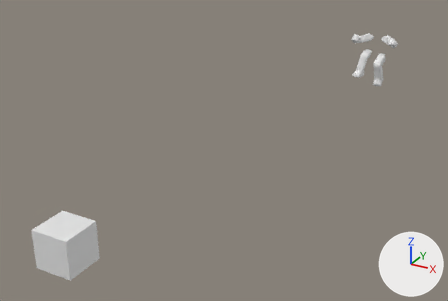
The FBX model Assets/Assets/Animations/AirshipRig.fbx, before and after one commit.
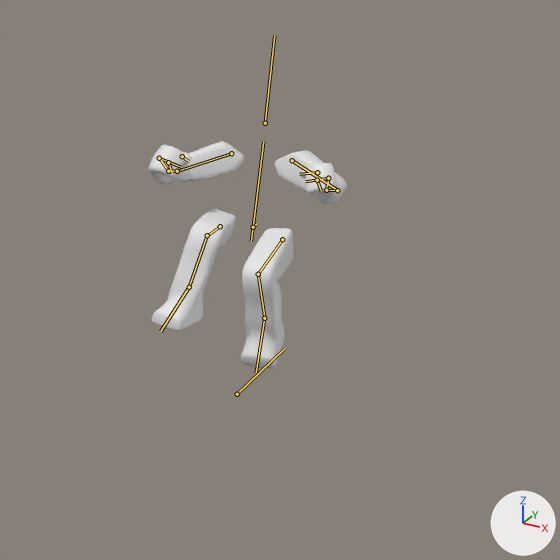
Each version appears first whole from a 50 mm camera at (3.57, -13.53, 4.5) aimed at (-0.76, -5.67, 0.57), and next in a close-up on the part from 71% to 100% of the width and 0% to 44% of the height. Every picture has the same lights, and +X, +Y and +Z are marked at lower right. Both versions are drawn at frame 66 of the action 'VM_Coil'; the numbers are the values there. The bones that bend it are drawn over the model as lines in the close-ups.

In view in the first close-up: 'Arms', 'Legs'.
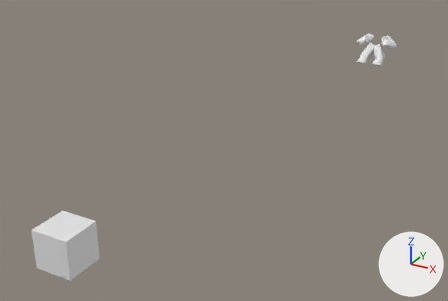
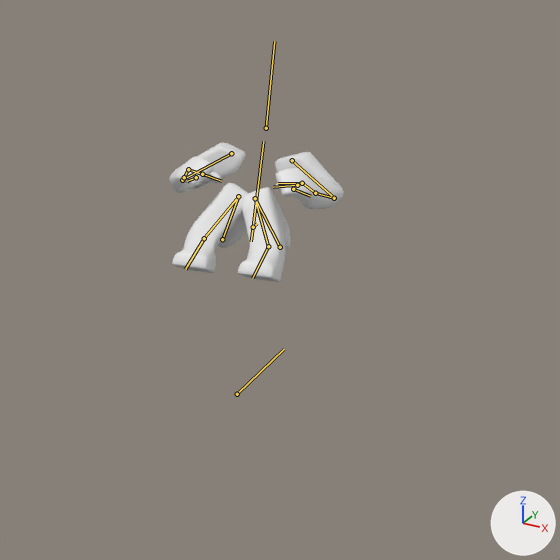
What changed in the scene script:
```text
Change bone_upper_arm_l:
    where bone_upper_arm_l = bpy.data.objects['Airship_Rig'].pose.bones['upper_arm.L']  # child of 'spine'
    bone_upper_arm_l.rotation_quaternion: (0.961, 0.125, 0.0, 0.248) -> (0.987, 0.05, 0.0, 0.151)  # degrees (14, -4, 29) -> degrees (6, -1, 17)
Change bone_forearm_l:
    where bone_forearm_l = bpy.data.objects['Airship_Rig'].pose.bones['forearm.L']  # child of 'upper_arm.L'
    bone_forearm_l.location: (0.0, -0.003, 0.002) -> (0.0, -0.004, 0.002)
    bone_forearm_l.rotation_quaternion: (0.872, 0.48, -0.052, 0.079) -> (0.745, 0.663, -0.024, 0.063)  # degrees (57, -10, 5) -> degrees (83, -7, 4)
Change bone_hand_l:
    where bone_hand_l = bpy.data.objects['Airship_Rig'].pose.bones['hand.L']  # child of 'forearm.L'
    bone_hand_l.rotation_quaternion: (0.867, 0.138, -0.465, 0.112) -> (0.951, 0.196, -0.227, -0.077)  # degrees (14, -57, 7) -> degrees (26, -24, -15)
Change bone_fingers_l:
    where bone_fingers_l = bpy.data.objects['Airship_Rig'].pose.bones['fingers.L']  # child of 'hand.L'
    bone_fingers_l.rotation_quaternion: (0.813, 0.0, 0.0, -0.582) -> (1.0, 0.0, 0.0, 0.0)  # degrees (0, 0, -71) -> degrees (0, 0, 0)
Change bone_thumb_l:
    where bone_thumb_l = bpy.data.objects['Airship_Rig'].pose.bones['thumb.L']  # child of 'hand.L'
    bone_thumb_l.location: (-0.026, -0.027, 0.019) -> (0.0, 0.0, 0.0)
    bone_thumb_l.rotation_quaternion: (0.977, -0.097, -0.04, -0.187) -> (1.0, 0.0, 0.0, 0.0)  # degrees (-10, -7, -21) -> degrees (0, 0, 0)
Change bone_upper_arm_r:
    where bone_upper_arm_r = bpy.data.objects['Airship_Rig'].pose.bones['upper_arm.R']  # child of 'spine'
    bone_upper_arm_r.rotation_quaternion: (0.961, 0.125, 0.0, -0.248) -> (0.987, 0.05, 0.0, -0.151)  # degrees (14, 4, -29) -> degrees (6, 1, -17)
Change bone_forearm_r:
    where bone_forearm_r = bpy.data.objects['Airship_Rig'].pose.bones['forearm.R']  # child of 'upper_arm.R'
    bone_forearm_r.location: (0.0, -0.003, 0.002) -> (0.0, -0.004, 0.002)
    bone_forearm_r.rotation_quaternion: (0.872, 0.48, 0.052, -0.079) -> (0.745, 0.663, 0.024, -0.063)  # degrees (57, 10, -5) -> degrees (83, 7, -4)
Change bone_hand_r:
    where bone_hand_r = bpy.data.objects['Airship_Rig'].pose.bones['hand.R']  # child of 'forearm.R'
    bone_hand_r.rotation_quaternion: (0.868, 0.137, 0.464, -0.112) -> (0.952, 0.191, 0.226, 0.077)  # degrees (14, 57, -7) -> degrees (26, 24, 15)
Change bone_fingers_r:
    where bone_fingers_r = bpy.data.objects['Airship_Rig'].pose.bones['fingers.R']  # child of 'hand.R'
    bone_fingers_r.rotation_quaternion: (0.813, 0.0, 0.0, 0.582) -> (1.0, 0.0, 0.0, 0.0)  # degrees (0, 0, 71) -> degrees (0, 0, 0)
Change bone_thumb_r:
    where bone_thumb_r = bpy.data.objects['Airship_Rig'].pose.bones['thumb.R']  # child of 'hand.R'
    bone_thumb_r.location: (0.026, -0.027, 0.019) -> (0.0, 0.0, 0.0)
    bone_thumb_r.rotation_quaternion: (0.977, -0.097, 0.04, 0.187) -> (1.0, 0.0, 0.0, 0.0)  # degrees (-10, 7, 21) -> degrees (0, 0, 0)
Change bone_thigh_l:
    where bone_thigh_l = bpy.data.objects['Airship_Rig'].pose.bones['thigh.L']  # child of 'master'
    bone_thigh_l.location: (0.081, -0.07, -0.041) -> (0.051, -0.018, 0.01)
    bone_thigh_l.rotation_quaternion: (0.798, -0.6, 0.026, 0.044) -> (0.242, -0.953, 0.139, -0.118)  # degrees (-74, 5, 2) -> degrees (-150, -9, -19)
Change bone_shin_l:
    where bone_shin_l = bpy.data.objects['Airship_Rig'].pose.bones['shin.L']  # child of 'thigh.L'
    bone_shin_l.rotation_quaternion: (0.737, 0.676, 0.0, 0.0) -> (0.548, 0.837, 0.0, 0.0)  # degrees (85, 0, 0) -> degrees (114, 0, 0)
Change bone_foot_l:
    where bone_foot_l = bpy.data.objects['Airship_Rig'].pose.bones['foot.L']  # child of 'shin.L'
    bone_foot_l.location: (-0.001, -0.005, -0.009) -> (-0.002, -0.006, -0.01)
    bone_foot_l.rotation_quaternion: (0.98, 0.196, -0.018, -0.036) -> (0.97, 0.164, -0.165, 0.071)  # degrees (23, -1, -4) -> degrees (18, -20, 5)
Change bone_thigh_r:
    where bone_thigh_r = bpy.data.objects['Airship_Rig'].pose.bones['thigh.R']  # child of 'master'
    bone_thigh_r.location: (-0.076, -0.087, -0.004) -> (-0.051, -0.018, 0.01)
    bone_thigh_r.rotation_quaternion: (0.658, -0.751, -0.056, -0.001) -> (0.242, -0.953, -0.139, 0.118)  # degrees (-98, -4, 5) -> degrees (-150, 9, 19)
Change bone_shin_r:
    where bone_shin_r = bpy.data.objects['Airship_Rig'].pose.bones['shin.R']  # child of 'thigh.R'
    bone_shin_r.location: (0.0, -0.01, 0.002) -> (0.0, -0.011, 0.002)
    bone_shin_r.rotation_quaternion: (0.799, 0.601, 0.0, 0.0) -> (0.548, 0.837, 0.0, 0.0)  # degrees (74, 0, 0) -> degrees (114, 0, 0)
Change bone_foot_r:
    where bone_foot_r = bpy.data.objects['Airship_Rig'].pose.bones['foot.R']  # child of 'shin.R'
    bone_foot_r.location: (0.001, -0.005, -0.008) -> (0.002, -0.006, -0.01)
    bone_foot_r.rotation_quaternion: (0.942, 0.257, 0.121, 0.177) -> (0.97, 0.163, 0.166, -0.071)  # degrees (32, 8, 24) -> degrees (18, 20, -5)
```

Location of each change, [x1, y1, x2, y2] in pixels of the close-ups (560 x 560 px):
'Legs', posed (17% narrower, 38% shorter)
    before: [152, 209, 294, 368]
    after: [172, 183, 290, 282]
'Arms', posed (12% narrower, 6% taller)
    before: [149, 141, 347, 204]
    after: [169, 142, 344, 209]
bone 'upper_arm.L', root to tip
    before: (292, 160) to (338, 190)
    after: (292, 160) to (335, 198)
bone 'forearm.L', root to tip
    before: (337, 190) to (326, 190)
    after: (334, 198) to (315, 193)
bone 'hand.L', root to tip
    before: (326, 190) to (328, 179)
    after: (315, 193) to (303, 183)
bone 'fingers.L', root to tip
    before: (328, 178) to (305, 181)
    after: (302, 183) to (278, 183)
bone 'thumb.L', root to tip
    before: (317, 172) to (299, 174)
    after: (297, 185) to (273, 187)
bone 'upper_arm.R', root to tip
    before: (231, 153) to (176, 171)
    after: (231, 153) to (182, 180)
bone 'forearm.R', root to tip
    before: (177, 171) to (168, 171)
    after: (182, 180) to (184, 177)
bone 'hand.R', root to tip
    before: (168, 171) to (160, 159)
    after: (184, 177) to (188, 170)
bone 'fingers.R', root to tip
    before: (159, 158) to (181, 167)
    after: (188, 169) to (204, 175)
bone 'thumb.R', root to tip
    before: (182, 156) to (188, 161)
    after: (202, 174) to (221, 181)
bone 'thigh.L', root to tip
    before: (282, 239) to (257, 275)
    after: (280, 247) to (254, 196)
bone 'shin.L', root to tip
    before: (258, 274) to (265, 319)
    after: (255, 198) to (269, 249)
bone 'foot.L', root to tip
    before: (264, 318) to (256, 372)
    after: (268, 246) to (252, 278)
bone 'thigh.R', root to tip
    before: (220, 226) to (207, 236)
    after: (222, 239) to (239, 195)
bone 'shin.R', root to tip
    before: (207, 235) to (188, 288)
    after: (238, 196) to (202, 240)
bone 'foot.R', root to tip
    before: (189, 287) to (160, 331)
    after: (204, 238) to (185, 269)
